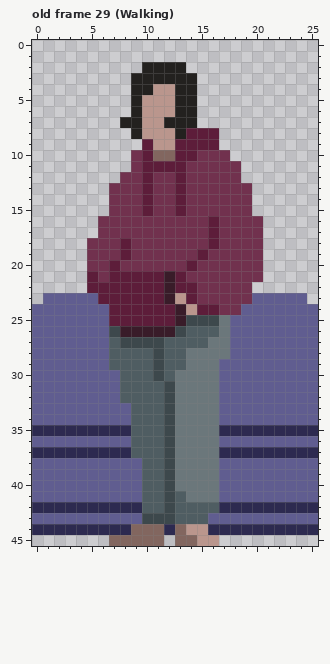
Pixel-art file: Assets/Sprites/Animaciones/Animaciones - Claire.aseprite. This is how it looked before the edit.
26x46 pixels, 29 frames. Shown: old frame 29 (Walking). The commit also changed other frames, which this record leaves out.
New version:
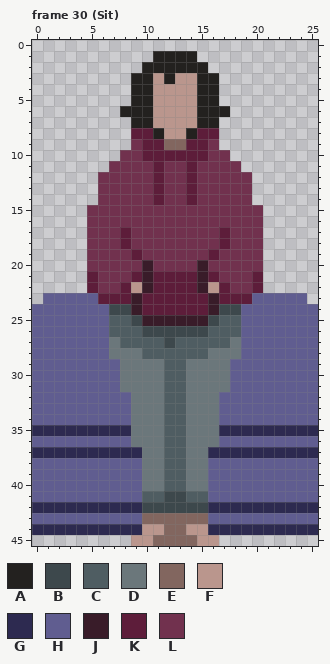
Palette (. is transparent): A #23211f  B #3d484c  C #4f5d62  D #6b777b  E #82665f  F #ba968d  G #2d2a50  H #605d90  J #391c29  K #5d1d3a  L #71314e
A new or re-ordered frame is compared with the old frame closest to it.
Commit: claire sit animation add
From old to new:
frames 29 -> 47
Frame 30 (Sit) is new; against old frame 29 (Walking), layer "Sitting":
y 1: x 11..14 .... -> AAAA
y 2: x 14..15 .. -> AA
y 3: x 11 A -> F; x 13..16 AA.. -> FFAA
y 4: x 13..16 AA.. -> FFAA
y 5: x 10 F -> A; x 13..16 AA.. -> FFAA
y 6: x 8 . -> A; x 10 F -> A; x 13..17 AA... -> FFAAA
y 7: x 8 A -> .; x 10 F -> A; x 12..16 AAA.. -> FFFAA
y 8: x 9..11 AFF -> KKA; x 13..14 AK -> FA
y 9: x 9 . -> L; x 11..13 FFK -> KEE; x 16 K -> L
y 10: x 8 . -> L; x 11..12 EE -> KK; x 15 L -> K
y 11: x 7..8 .. -> LL; x 10 K -> L; x 12..14 KKL -> LLK
y 12: x 6..7 .. -> LL; x 10..11 KL -> LK; x 13..14 KL -> LK; x 19 . -> L
y 13..14: x 6 . -> L; x 10..11 KL -> LK; x 13..14 KL -> LK
y 15: x 5..6 .. -> LL; x 10 K -> L; x 13 K -> L; x 20 . -> L
y 16: x 5 . -> L; x 16 K -> L
y 17: x 5 . -> L; x 8 L -> K; x 16..17 KL -> LK
y 18: x 16..17 KL -> LK
y 19: x 8..9 KL -> LK; x 15..16 KL -> LK
y 20: x 7 K -> L; x 10 L -> J; x 14..15 KL -> LJ
y 21: x 7..8 KK -> LL; x 10 K -> J; x 12 J -> K; x 14..16 LLL -> KJK; x 20 L -> K
y 22: x 6..7 KK -> LL; x 9..10 KK -> FJ; x 12 J -> K; x 15..17 LLL -> JFK; x 20 . -> K
y 23: x 9 K -> J; x 12..13 JF -> KK; x 15..19 LLLLL -> KJKKK
y 24: x 7..9 KKK -> BBJ; x 13..14 JF -> KK; x 16..18 KLL -> JBB
y 25: x 7..12 KKKKKK -> CCBJJJ; x 14..15 BB -> JJ; x 17..18 DH -> CC
y 26: x 7..12 BJJJJJ -> CCCBBB; x 14..15 CC -> BB; x 17..18 DH -> CC
y 27: x 7..12 CBBBBC -> DCCCCB; x 16..18 DDH -> CCD
y 28: x 7..9 CCC -> DDD; x 11 B -> C; x 14..15 DD -> CC; x 18 H -> D
y 29: x 7..11 CCCCB -> HDDDD; x 17 H -> D
y 30: x 8..11 CCCB -> DDDD; x 13 D -> C; x 17 H -> D
y 31: x 8..13 CCCCBD -> DDDDCC; x 17 H -> D
y 32: x 8..13 CCCCBD -> HDDDCC
y 33..36: x 9..13 CCCBD -> DDDCC
y 37: x 9..13 CCCBD -> GDDCC; x 16 D -> G
y 38..40: x 10..13 CCBD -> DDCC; x 16 D -> H
y 41: x 13..16 CDDD -> BCCH
y 42: x 10..11 CC -> BB; x 13..16 CCCC -> BBBG
y 43: x 10..15 BBBCCC -> EEEEEE
y 44: x 9..12 EEEG -> GFFE
y 45: x 7..10 EEEE -> ..FF; x 12 . -> E
Pixel boxes of the changes (left, top, right, bottom) in both pictures:
changed: (87, 51, 263, 546)
